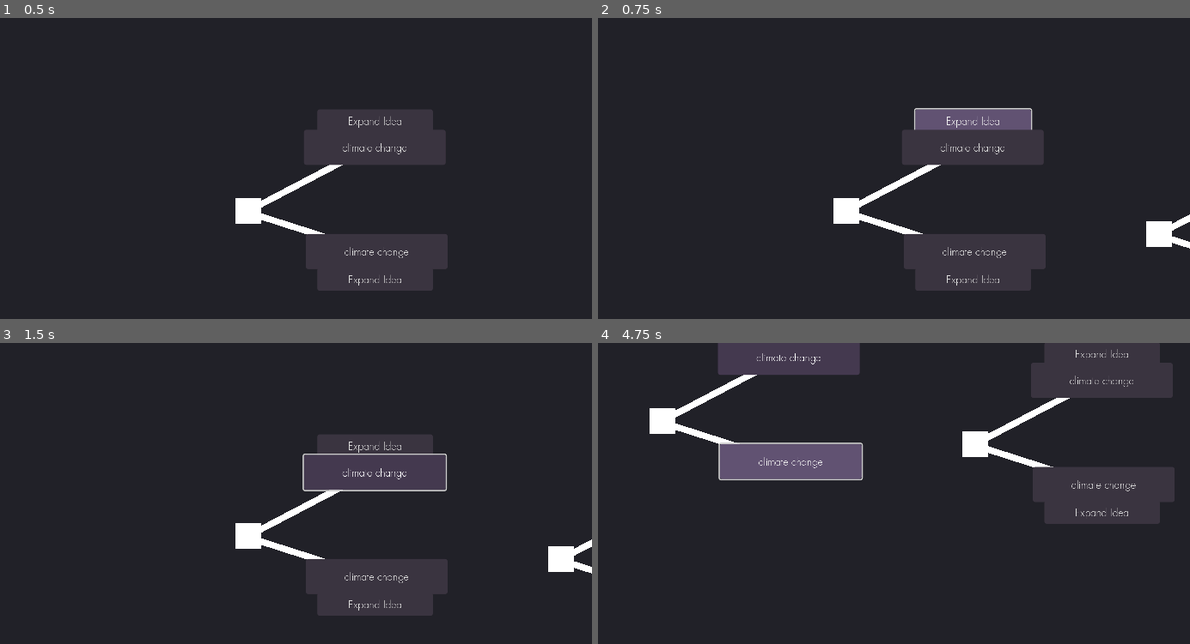
Above: before the commit, frames 1-4 (two rows, left to right).
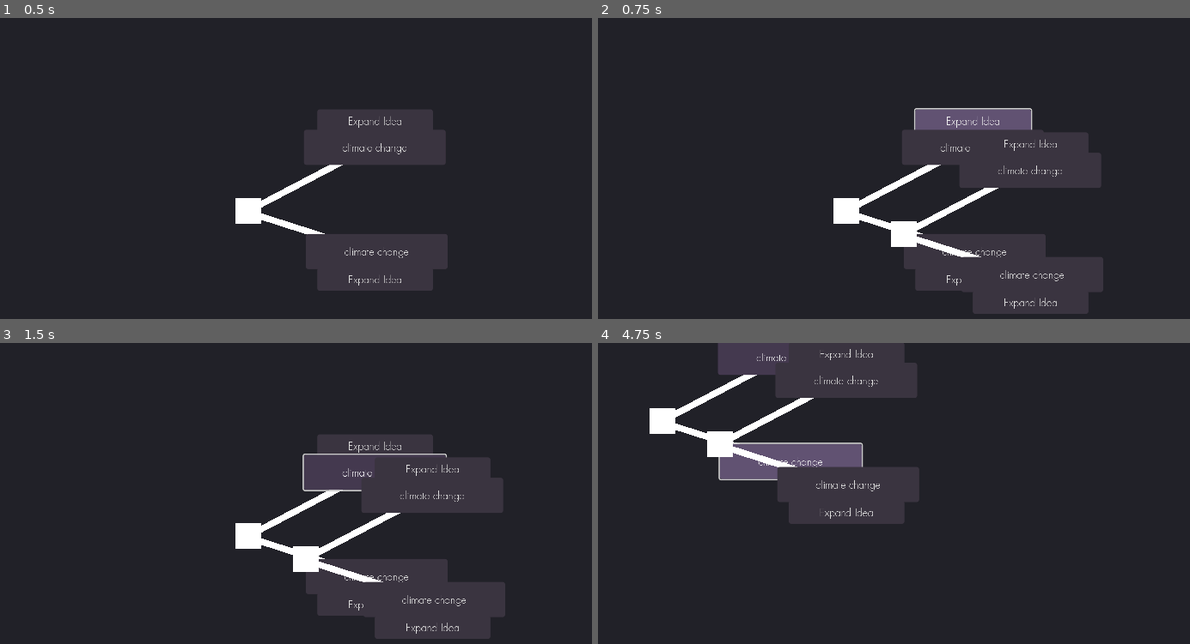
Above: after the commit, the same moments.

Repository: eqgy/understandingtree
Game: Godot game, scene res://understanding tree.tscn
Two runs of this game, one before a commit and one after it. Both use one fixed random seed, a clock stepped at 60 frames per second and the inputs below.
Inputs:
- Up to frame 1 (0.5 s): no input
- Up to frame 2 (0.75 s): click "Expand Idea" at 0.5 s
- Up to frame 3 (1.5 s): click "climate change" at 1.25 s
- Up to frame 4 (4.75 s): click "climate change" at 2 s; tap Enter at 2.75 s; hold D (right) 2.78-3.53 s; hold S (down) 3.53-4.28 s; hold D (right) from 4.28 s (still down)

Frame 1 is identical in both runs. In frame 2, 6.9% of the frame differs, in the area x 49-100%, y 38-99%; in frame 3, 6.9%; in frame 4, 17%, in the area x 18-98%, y 0-60%.

Commit message:
Fixed lines :)

Diff:
--- a/application iterations/iteration 1/a_node.gd
+++ b/application iterations/iteration 1/a_node.gd
@@ -15,13 +15,17 @@
 		if stop <= 30:
 			stop += 1
 			parent = get_parent()
+			if parent == null:
+				pass
+			else:
+				parent = parent.get_parent()
 	if parent != null:
 		if has_line == false:
 			if parent is Node2D && "too" in parent:
 				var line = Line2D.new()
-				line.set_width(5)
 				line.add_point(Vector2(0,0)) #add a point at its initital position
 				line.add_point(-position)
+				line.z_index=-1
 				add_child(line)
 			has_line = true
 # Called every frame. 'delta' is the elapsed time since the previous frame.
@@ -32,7 +36,7 @@
 
 func _on_addbranch_pressed():
 	var child = load("res://a node.tscn").instantiate()
-	var position_offset = Vector2(400, 100*children)
+	var position_offset = Vector2(400*children, 20*children)
 	child.position = position_offset
 	child.add_line()
 	children += 1
@@ -43,7 +47,7 @@
 
 func _on_addbranch_pressed2():
 	var child = load("res://a node.tscn").instantiate()
-	var position_offset = Vector2(400,200*problems + 100) #100 is the length of the button
+	var position_offset = Vector2(400,300*problems + 100) #100 is the length of the button
 	child.position = position_offset
 	#child.position.y += 100*children
 	#child.position.x  += 400
